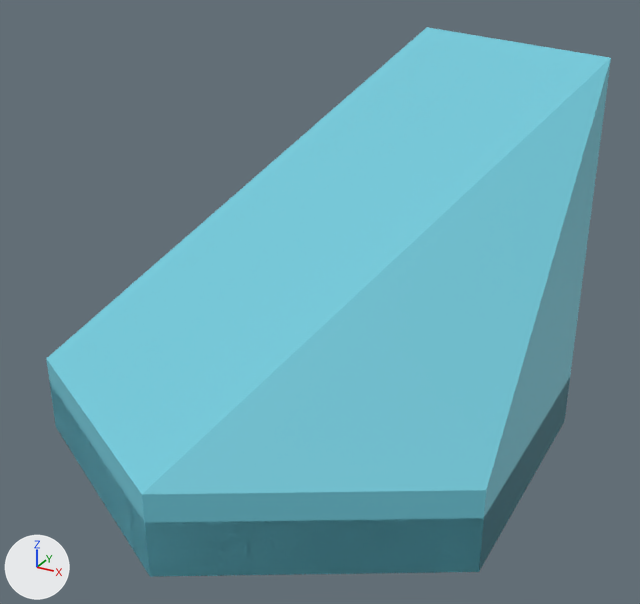
Renders of the Blender file models/base_game/tiles/shallow_water_tile.blend from each side of a commit.
Camera for both pictures: a 50 mm lens placed at (1.48, -2.62, 1.84), pointed at (0.06, -0.04, 0.55). The lights are fixed; the arrows at lower left show +X, +Y and +Z. The picture after the commit comes second.

The first picture shows 'ShallowWaterStairTile', 'ShallowWaterTile'.
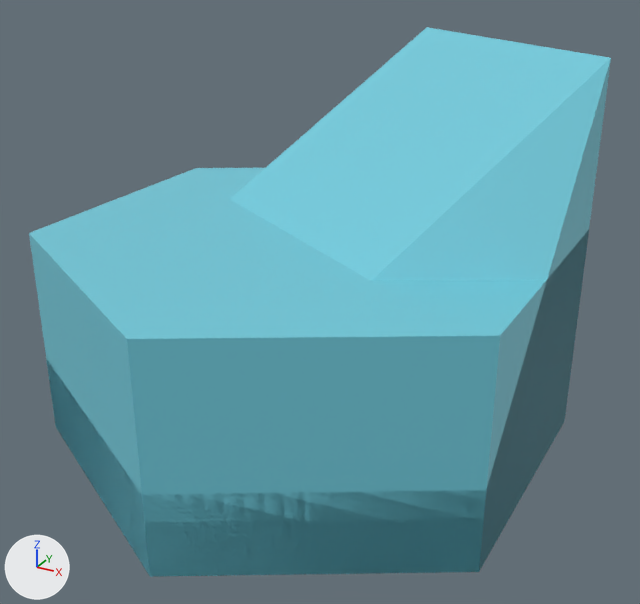
Where the change shows, as pixel boxes (x1, y1, x2, y2) in the pictures (640 x 604 px):
'ShallowWaterTileHalf', shown (cyan)
    after: (29, 168, 589, 576)

Patch to the scene script:
```diff
--- a/models/base_game/tiles/shallow_water_tile.blend.py
+++ b/models/base_game/tiles/shallow_water_tile.blend.py
@@ ob_shallowwatertilehalf @@
 ob_shallowwatertilehalf.location = (0.0, 0.0, 0.0)
-ob_shallowwatertilehalf.hide_set(True)
```
